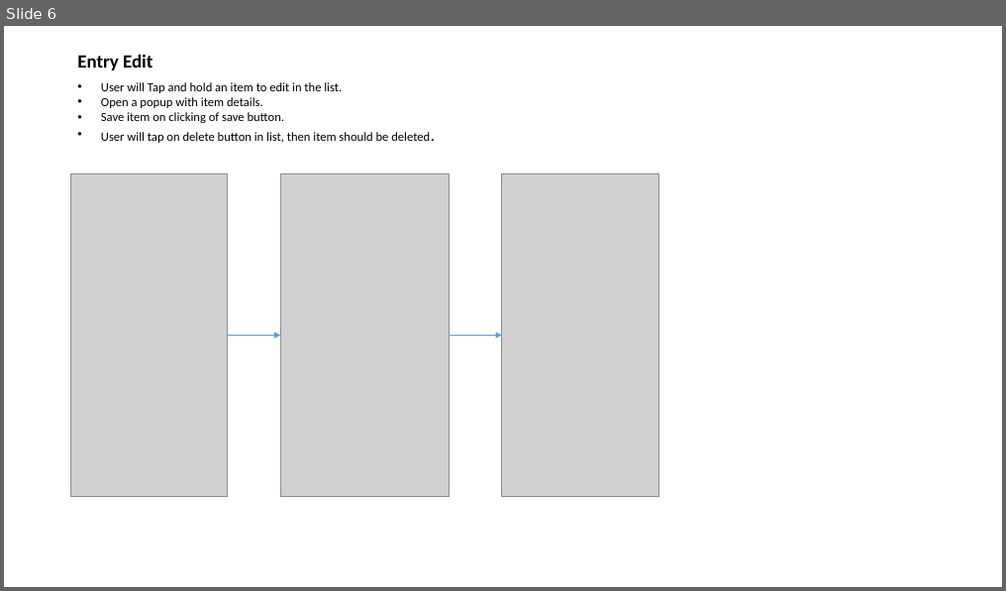
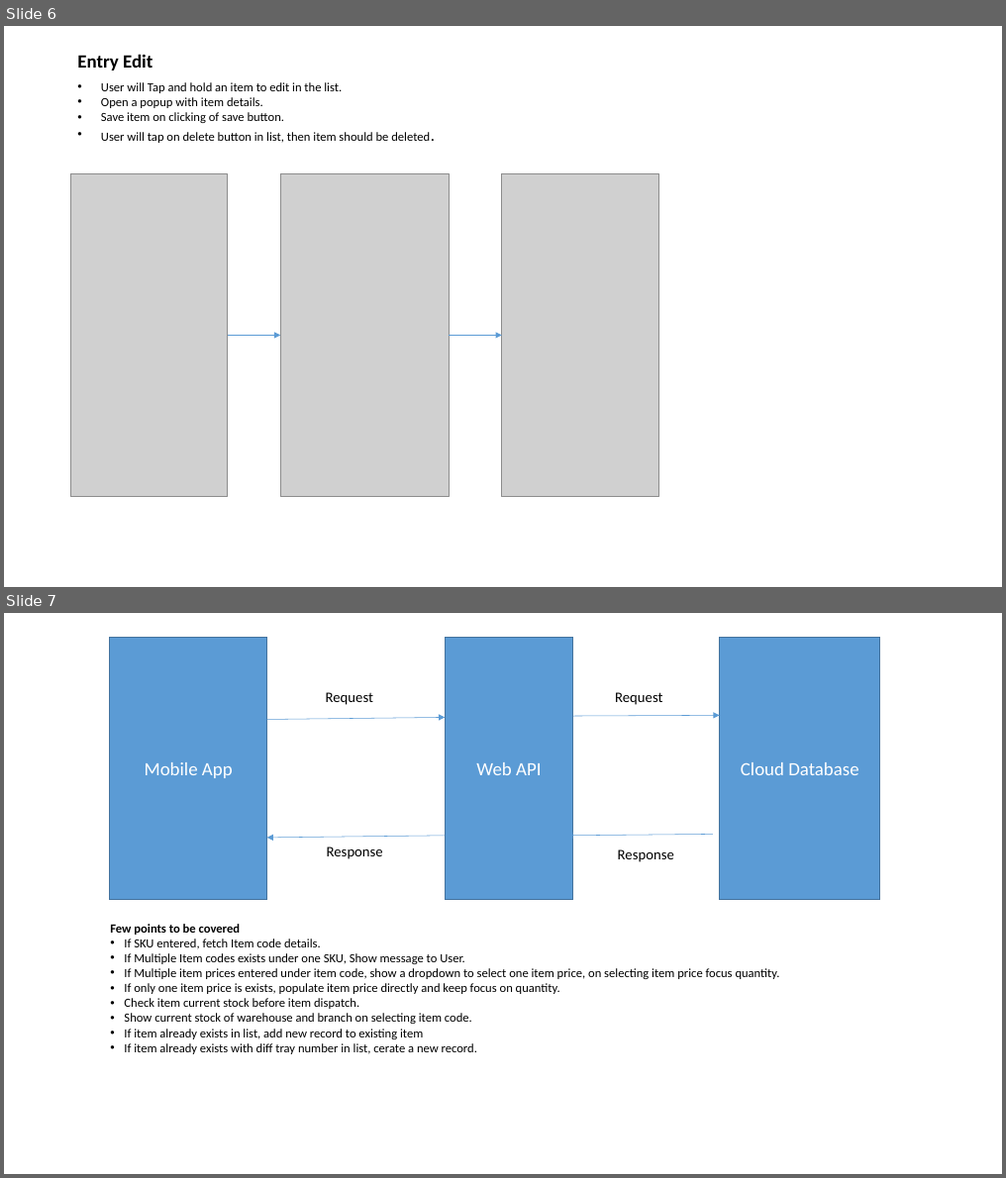
Before and after one commit to LNarendarReddy/InventoryControl, a slide deck: Requirements/NSRetail_Mobile_Requirements.pptx. Shown one above the other, each under a label of ours: slide 6 before the commit, slides 6 and 7 after it. The pictures are 1006x591 and 1006x1178 pixels, drawn with LibreOffice and Linux fonts; fonts in the diff are those of the drawing; grey boxes stand for pictures. Boxes give left, top, right and bottom in pixels: in the first picture for what was removed or moved away, otherwise in the second. Text is boxed around its words. In the diff, an @@ line names an element or a change of style, - is before the commit and + after.

Commit message:
Changes for branch combobox
Changes for branch combobox

```diff
--- a/Requirements/NSRetail_Mobile_Requirements.pptx
+++ b/Requirements/NSRetail_Mobile_Requirements.pptx
@@ slide 7 added at <box>4,613,1002,1174</box>, background #FFFFFF @@
@@ rectangle added at <box>110,638,266,900</box>, fill #5B9BD5, outline #43739E 1 pt, 18 pt, text #FFFFFF @@
+Mobile App
@@ rectangle added at <box>445,638,573,900</box>, fill #5B9BD5, outline #43739E 1 pt, 18 pt, text #FFFFFF @@
+Web API
@@ rectangle added at <box>720,638,880,900</box>, fill #5B9BD5, outline #43739E 1 pt, 18 pt, text #FFFFFF @@
+Cloud Database
@@ text added at <box>326,692,373,705</box>, 14 pt, text #000000 @@
+Request
@@ text added at <box>615,692,662,705</box>, 14 pt, text #000000 @@
+Request
@@ arrow added from (266, 719) to (445, 717), #5B9BD5 0.5 pt @@
@@ arrow added from (573, 716) to (720, 716), #5B9BD5 0.5 pt @@
@@ arrow added from (445, 836) to (266, 838), #5B9BD5 0.5 pt @@
@@ text added at <box>327,847,383,860</box>, 14 pt, text #000000 @@
+Response
@@ arrow added from (713, 835) to (566, 836), #5B9BD5 0.5 pt @@
@@ text added at <box>618,850,674,862</box>, 14 pt, text #000000 @@
+Response
@@ text added at <box>110,924,780,1055</box>, 12 pt, text #000000 @@
+Few points to be covered
+• If SKU entered, fetch Item code details.
+• If Multiple Item codes exists under one SKU, Show message to User.
+• If Multiple item prices entered under item code, show a dropdown to select one item price, on selecting item price focus quantity.
+• If only one item price is exists, populate item price directly and keep focus on quantity.
+• Check item current stock before item dispatch.
+• Show current stock of warehouse and branch on selecting item code.
+• If item already exists in list, add new record to existing item
+• If item already exists with diff tray number in list, cerate a new record.
```
Also in this commit, not shown: 2 slides changed, 1 other slide added, 12 other files.
